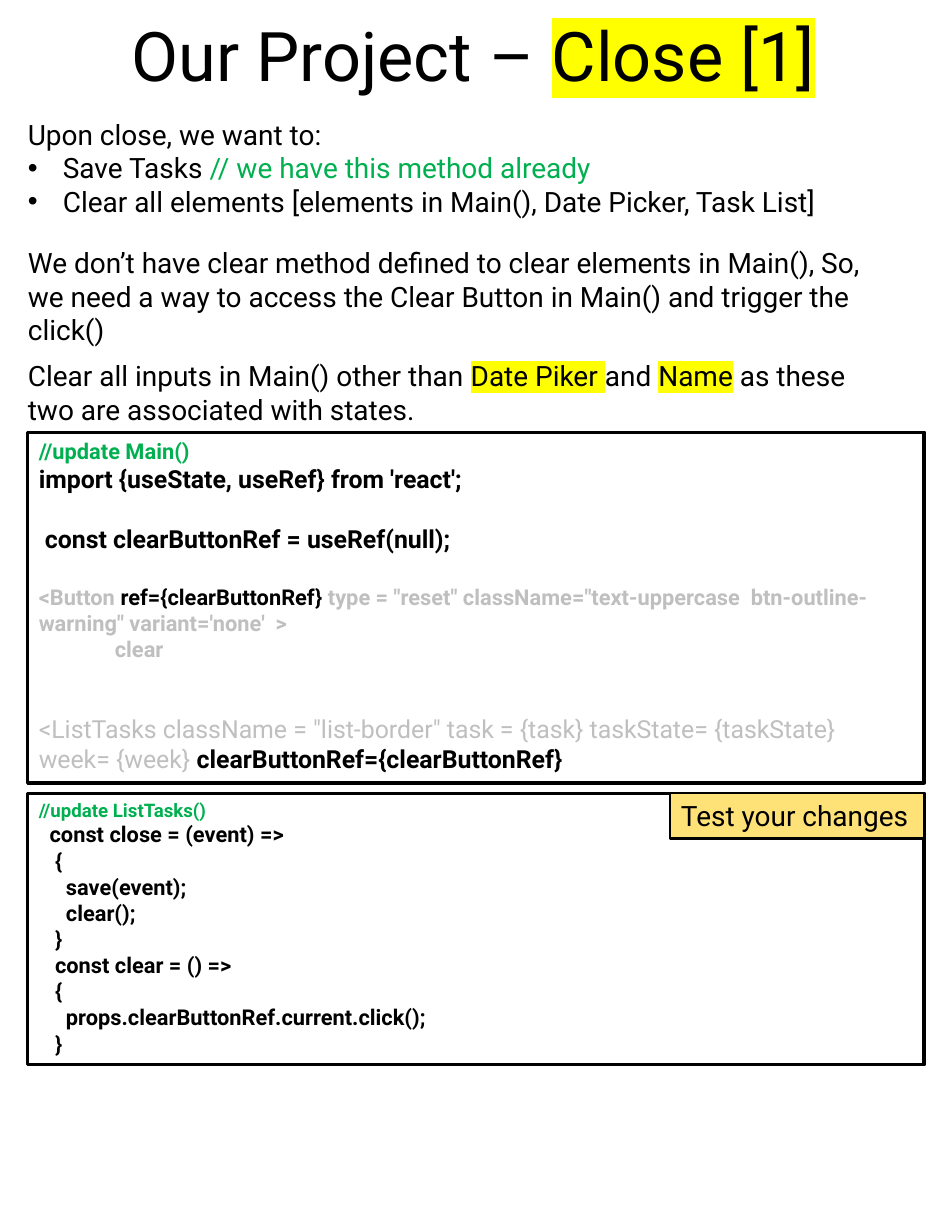
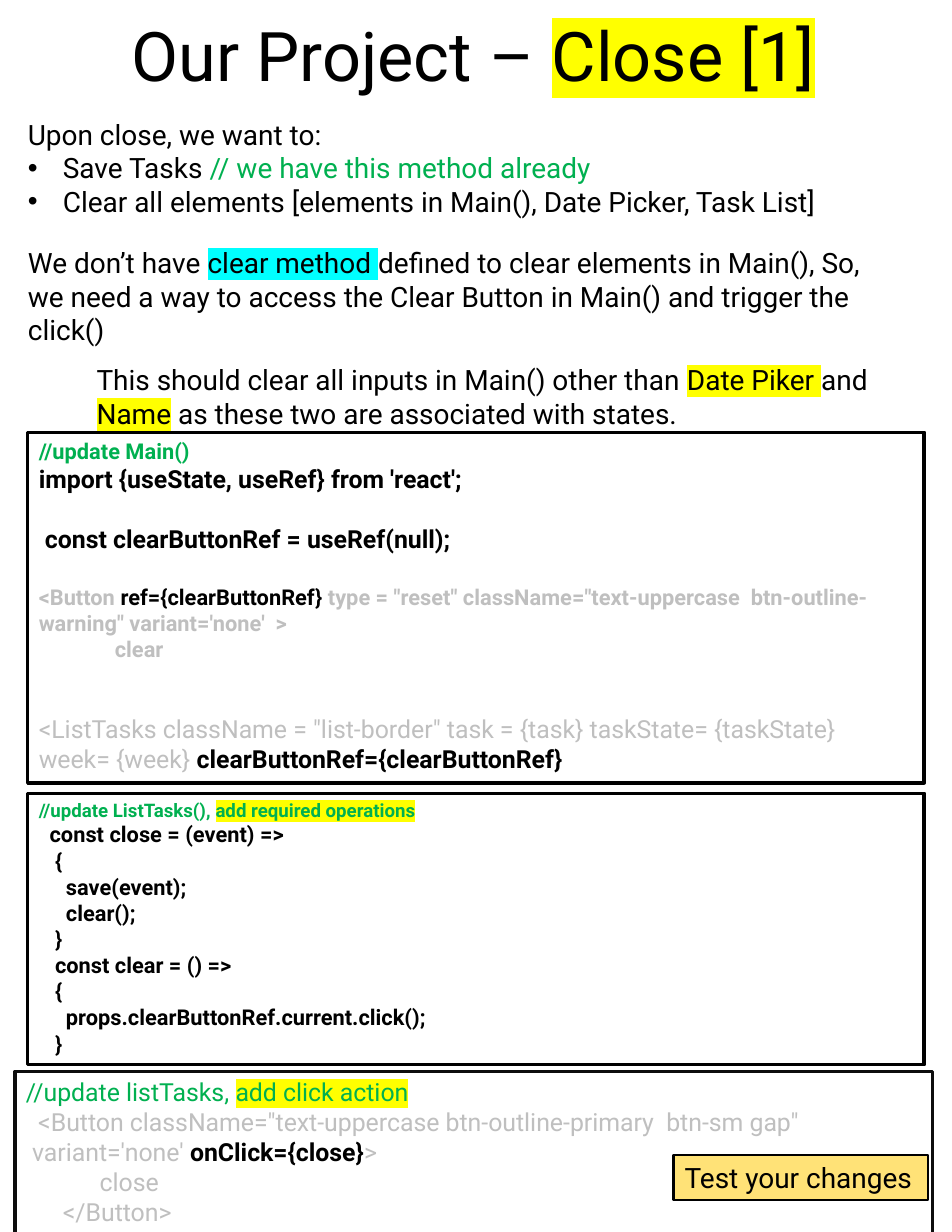
Before and after one commit to scorpion0511/mytracker, a slide deck: slide 65 of doc/React.pptx (slide 57 before the commit). Drawn at 952x1232 pixels with LibreOffice and Linux fonts; fonts in the diff are those of the drawing. Boxes give left, top, right and bottom in pixels: in the first picture for what was removed or moved away, otherwise in the second. Text is boxed around its words. In the diff, an @@ line names an element or a change of style, - is before the commit and + after.

```diff
--- a/doc/React.pptx
+++ b/doc/React.pptx
@@ text "We don’t have clear method ..." at bbox=[28, 247, 860, 346]: highlight none to #00FFFF in "clear method" @@
@@ text at bbox=[97, 364, 867, 431]: text changed @@
-Clear all inputs in Main() other than Date Piker and Name as these two are associated with states.
+This should clear all inputs in Main() other than Date Piker and Name as these two are associated with states.
@@ text in rectangle at bbox=[39, 802, 415, 823]: text changed @@
-//update ListTasks()
+//update ListTasks(), add required operations
@@ rectangle added at bbox=[15, 1072, 932, 1232], outline #0D0D0D 2.25 pt, 16 pt, text #BFBFBF @@
+//update listTasks, add click action
+<Button className="text-uppercase btn-outline-primary btn-sm gap" variant='none' onClick={close}>
+close
+</Button>
@@ rectangle "Test your changes": place and size @@
-rectangle "Test your changes" at bbox=[670, 793, 924, 838]
+rectangle "Test your changes" at bbox=[673, 1155, 927, 1200]
```
Also in this commit, not shown: 20 other slides changed, 10 slides added.
